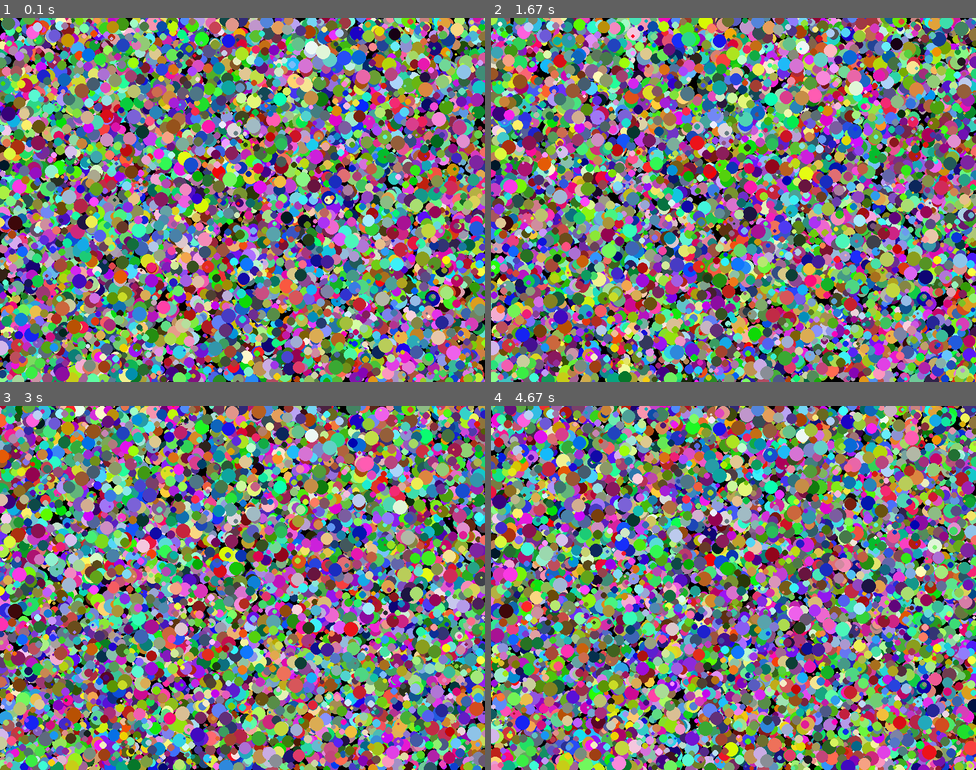
Above: before the commit, frames 1-4 (two rows, left to right).
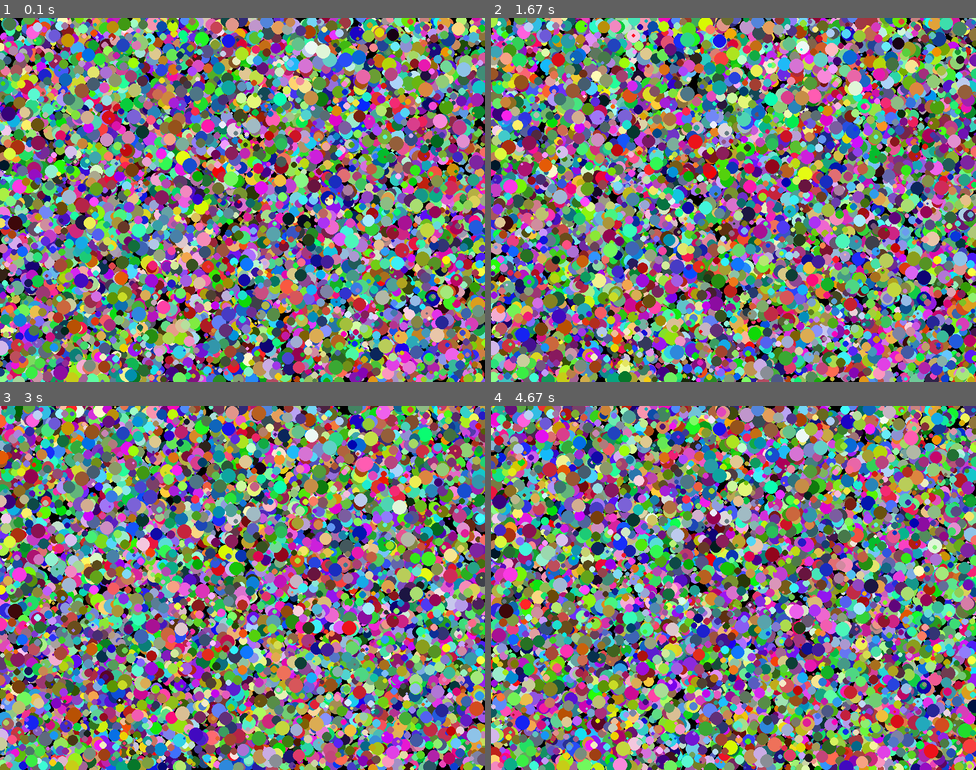
Above: after the commit, the same moments.

Repository: Notenlish/pygame_ecs
Game: pygame game, started from test/particle_test_cpu.py
Two runs of this game, one before a commit and one after it. Both use one fixed random seed, a clock stepped at 60 frames per second and the inputs below.
Inputs:
- Up to frame 1 (0.1 s): no input
- Up to frame 2 (1.67 s): no input
- Up to frame 3 (3 s): tap Enter every 0.33 s from 1.83 to 2.83 s
- Up to frame 4 (4.67 s): tap Enter every 0.33 s from 3.17 to 4.5 s

The runs differ from the first frame. In frame 1, 17% of the frame differs, in the area x 0-100%, y 0-100%; in frame 2, 17%; in frame 3, 16%; in frame 4, 17%.

Commit message:
add entity killing and systems that only update once each frame instead of updating entity

Diff:
--- a/pygame_ecs/__init__.py
+++ b/pygame_ecs/__init__.py
@@ -4,3 +4,4 @@
 from pygame_ecs.managers.entity_manager import EntityManager
 from pygame_ecs.managers.system_manager import SystemManager
 from pygame_ecs.systems.base_system import BaseSystem
+from pygame_ecs.exceptions import EntityDoesNotHaveComponent, EntityAlreadyInLimbo
--- a/pygame_ecs/components/base_component.py
+++ b/pygame_ecs/components/base_component.py
@@ -4,5 +4,8 @@
     def __init__(self) -> None:
         pass
 
-    def __str__(self) -> str:
-        return f"{type(self).__name__} {self.__dict__()}"
+    def __repr__(self):
+        return f"<Component {type(self).__name__}>"
+
+    def __str__(self):
+        return f"<Component {type(self).__name__}>"
--- a/pygame_ecs/exceptions.py
+++ b/pygame_ecs/exceptions.py
@@ -2,3 +2,9 @@
     def __init__(self, entity, component_type) -> None:
         msg = f"Entity of id {entity} doesn't have component of type {component_type} that can be accessed."
         super().__init__(msg)
+
+
+class EntityAlreadyInLimbo(Exception):
+    def __init__(self, entity) -> None:
+        msg = f"{entity} is already in limbo(has been killed before)"
+        super().__init__(msg)
--- a/pygame_ecs/managers/component_manager.py
+++ b/pygame_ecs/managers/component_manager.py
@@ -19,6 +19,12 @@
             self.components[component_subclass] = {}
 
     def add_component(self, entity, component):
+        """Adds a component to an entity
+
+        Args:
+            entity (Entity): Entity instance
+            component (BaseComponent): Component that subclasses BaseComponent
+        """
         self.components[type(component)][entity] = component
 
     def remove_component(self, entity, component_type):
--- a/pygame_ecs/managers/entity_manager.py
+++ b/pygame_ecs/managers/entity_manager.py
@@ -1,11 +1,15 @@
 from pygame_ecs.entity import Entity
 from pygame_ecs.managers.component_manager import ComponentManager
+from pygame_ecs.exceptions import EntityAlreadyInLimbo
 
 
 class EntityManager:
-    def __init__(self) -> None:
-        self.count = 0
+    def __init__(self, component_manager: ComponentManager) -> None:
+        self.component_manager = component_manager
+        self.entities: dict[Entity, None] = {}
         self.dead_entities: list[Entity] = []
+        self._limbo: dict[Entity, None] = {}
+        self.count: int = 0
 
     def add_entity(self):
         if len(self.dead_entities) > 0:
@@ -13,12 +17,35 @@
         else:
             entity = Entity(self.count)
             self.count += 1
+        self.entities[entity] = None
         return entity
 
-    def kill_entity(self, component_manager: ComponentManager, entity: Entity):
-        self.dead_entities.append(entity)
-        for component_type in component_manager.components.keys():
+    def kill_entity(self, entity: Entity):
+        """Kills an entity by moving it into `limbo`. Entities in limbo is removed from  entities once ._clear_limbo is called.
+        NOTE: ._clear_limbo is called automatically when all of the active systems are done updating.
+
+        Args:
+            entity (Entity): an Entity object
+
+        Raises:
+            EntityAlreadyInLimbo: An entity is already in limbo(already has been killed)
+        """
+        try:
+            self._limbo[entity]
+            raise EntityAlreadyInLimbo(entity)
+        except KeyError:  # not in limbo
+            self._limbo[entity] = None
+        for component_type in self.component_manager.components.keys():
             try:
-                del component_manager.components[component_type][entity]
+                del self.component_manager.components[component_type][entity]
             except KeyError:
                 pass
+
+    def _clear_limbo(self):
+        """Function to get rid of entities that have been killed that frame.
+        You probably won't need to call this yourself, it will be called automatically.
+        """
+        for entity, _ in self._limbo.items():
+            self.dead_entities.append(entity)
+            del self.entities[entity]
+        self._limbo = {}
--- a/pygame_ecs/managers/system_manager.py
+++ b/pygame_ecs/managers/system_manager.py
@@ -2,32 +2,45 @@
 
 from pygame_ecs.systems.base_system import BaseSystem
 from pygame_ecs.managers.component_manager import ComponentManager
+from pygame_ecs.managers.entity_manager import EntityManager
 
 SystemType = typing.TypeVar("SystemType", bound=BaseSystem)
 
 
 class SystemManager:
-    def __init__(self) -> None:
+    def __init__(
+        self, entity_manager: EntityManager, component_manager: ComponentManager
+    ) -> None:
+        self.entity_manager = entity_manager
+        self.component_manager = component_manager
         self.systems: list[BaseSystem] = []
 
-    def add_system(self, system: BaseSystem):
+    def add_system(self, system: SystemType):
+        system.entity_manager = self.entity_manager
         self.systems.append(system)
 
-    def remove_system(self, system: BaseSystem):
+    def remove_system(self, system: SystemType):
         self.systems.remove(system)
 
-    def update_entities(
-        self, entities, component_manager: ComponentManager, system: SystemType
-    ):
-        for entity in entities:
-            has_components = True
-            components_to_give = {}
-            for comp_type in system.required_component_types:
-                try:
-                    comp = component_manager.components[comp_type][entity]
-                    components_to_give[type(comp)] = comp
-                except KeyError:
-                    has_components = False
-                    break
-            if has_components:
-                system.update(components_to_give)
+    def update_entities(self):
+        """Updates all of the systems that are active.
+        NOTE: For updating values of systems, just set their values before calling this function.
+        """
+        for system in self.systems:
+            if len(system.required_component_types) > 0:
+                for entity in self.entity_manager.entities.keys():
+                    has_components = True
+                    components_to_give = {}
+                    for comp_type in system.required_component_types:
+                        try:
+                            comp = self.component_manager.components[comp_type][entity]
+                            components_to_give[type(comp)] = comp
+                        except KeyError:
+                            self.component_manager.components[comp_type]
+                            has_components = False
+                            break
+                    if has_components:
+                        system.update_entity(entity, components_to_give)
+            else:
+                system.update()
+        self.entity_manager._clear_limbo()
--- a/pygame_ecs/systems/base_system.py
+++ b/pygame_ecs/systems/base_system.py
@@ -1,6 +1,8 @@
 import typing
 from pygame_ecs.components.base_component import BaseComponent
 from pygame_ecs.managers.component_manager import ComponentInstanceType
+from pygame_ecs.managers.entity_manager import EntityManager
+from pygame_ecs.entity import Entity
 
 
 class BaseSystem:
@@ -9,10 +11,24 @@
         self, required_component_types: list[typing.Type[BaseComponent]]
     ) -> None:
         self.required_component_types = required_component_types
+        self.entity_manager: EntityManager
 
-    def update(
-        self, entity_components: dict[typing.Type[BaseComponent], ComponentInstanceType]
+    def update_entity(
+        self,
+        entity: Entity,
+        entity_components: dict[typing.Type[BaseComponent], ComponentInstanceType],
     ):
+        """This function is called for every entity that has the required components if the required component size is bigger than 0.
+
+        Args:
+            entity (Entity): Entity instance
+
+            entity_components (dict[typing.Type[BaseComponent], ComponentInstanceType]): Components of the entity
+        """
+        pass
+
+    def update(self):
+        """This function is called only once a frame if the required components is 0."""
         pass
 
     def __str__(self) -> str:
--- a/pyproject.toml
+++ b/pyproject.toml
@@ -1,7 +1,7 @@
 
 [project]
 name = "pygame_ecs"
-version = "0.2.3"
+version = "0.2.4"
 authors = [
   { name="Notenlish", email="71970100+Notenlish@users.noreply.github.com" },
 ]
@@ -22,7 +22,7 @@
     "pygame_ecs"
 ]
 classifiers = [
-    "Development Status :: 5 - Production/Stable",  # Chose either "3 - Alpha", "4 - Beta" or "5 - Production/Stable" as the current state of your package
+    "Development Status :: 4 - Beta",  # Chose either "3 - Alpha", "4 - Beta" or "5 - Production/Stable" as the current state of your package
     "Intended Audience :: Developers",
     "Topic :: Software Development :: Build Tools",
     "License :: OSI Approved :: MIT License",
--- a/test/draw_test.py
+++ b/test/draw_test.py
@@ -22,7 +22,7 @@
         super().__init__(required_component_types=[Position, BallRenderer])
         self.screen = screen
 
-    def update(self, entity_components):
+    def update_entity(self, entity, entity_components):
         pos: Position = entity_components[Position]
         ball_renderer: BallRenderer = entity_components[BallRenderer]
         pygame.draw.circle(
@@ -33,14 +33,14 @@
 screen = pygame.display.set_mode((800, 600))
 clock = pygame.time.Clock()
 
-entity_manager = pygame_ecs.EntityManager()
 component_manager = pygame_ecs.ComponentManager()
-system_manager = pygame_ecs.SystemManager()
+entity_manager = pygame_ecs.EntityManager(component_manager)
+system_manager = pygame_ecs.SystemManager(entity_manager, component_manager)
 ball_draw_system = BallDrawSystem(screen)
+system_manager.add_system(ball_draw_system)
 component_manager.init_components()
 
-entities = []
-for _ in range(100):
+for _ in range(200):
     center = (
         random.randint(0, screen.get_width()),
         random.randint(0, screen.get_height()),
@@ -54,14 +54,13 @@
     entity = entity_manager.add_entity()
     component_manager.add_component(entity, Position(center[0], center[1]))
     component_manager.add_component(entity, BallRenderer(radius, color))
-    entities.append(entity)
 
 while True:
     for event in pygame.event.get():
         if event.type == pygame.QUIT:
             raise SystemExit
 
-    system_manager.update_entities(entities, component_manager, ball_draw_system)
+    system_manager.update_entities()
     pygame.display.update()
     clock.tick(60)
     pygame.display.set_caption(f"FPS: {clock.get_fps()}")
--- a/test/particle_test_cpu.py
+++ b/test/particle_test_cpu.py
@@ -28,7 +28,7 @@
         super().__init__(required_component_types=[Position, BallRenderer])
         self.screen = screen
 
-    def update(self, entity_components):
+    def update_entity(self, entity, entity_components):
         pos: Position = entity_components[Position]  # type: ignore
         ball_renderer: BallRenderer = entity_components[BallRenderer]  # type: ignore
         pygame.draw.circle(self.screen, ball_renderer.color, (pos.x, pos.y), ball_renderer.radius)  # type: ignore
@@ -40,7 +40,7 @@
         self.dt = 0
         self.screen = screen
 
-    def update(self, entity_components):
+    def update_entity(self, entity, entity_components):
         pos: Position = entity_components[Position]  # type: ignore
         vel: Velocity = entity_components[Velocity]  # type: ignore
         pos.x += vel.vec.x * self.dt  # type: ignore
@@ -58,12 +58,15 @@
         self.dt = 0
 
     def setup(self):
-        self.entities = []
-        self.entity_manager = pygame_ecs.EntityManager()
         self.component_manager = pygame_ecs.ComponentManager()
-        self.system_manager = pygame_ecs.SystemManager()
+        self.entity_manager = pygame_ecs.EntityManager(self.component_manager)
+        self.system_manager = pygame_ecs.SystemManager(
+            self.entity_manager, self.component_manager
+        )
         self.ball_draw_system = BallDrawSystem(self.screen)
         self.ball_physics = BallPhysics(self.screen)
+        self.system_manager.add_system(self.ball_draw_system)
+        self.system_manager.add_system(self.ball_physics)
         self.component_manager.init_components()
 
     def add_entities(self):
@@ -83,13 +86,6 @@
             self.component_manager.add_component(entity, BallRenderer(radius, color))
             if random.randint(0, 1):
                 self.component_manager.add_component(entity, Velocity(vel))
-            self.entities.append(entity)
-
-    def draw(self):
-        self.screen.fill("black")
-        self.system_manager.update_entities(
-            self.entities, self.component_manager, self.ball_draw_system
-        )
 
     def run(self):
         self.setup()
@@ -97,8 +93,9 @@
         while True:
             pygame.display.set_caption(f"FPS: {self.clock.get_fps()}")
             self.get_input()
-            self.update()
-            self.draw()
+            self.screen.fill("black")
+            self.ball_physics.dt = self.dt
+            self.system_manager.update_entities()
             self.dt = self.clock.tick(60)
             pygame.display.update()
 
--- a/test/particle_test_gpu.py
+++ b/test/particle_test_gpu.py
@@ -1,11 +1,14 @@
+import typing
 import pygame
 import random
 import pygame_ecs
 from pygame._sdl2 import Renderer, Texture, Window, get_drivers
 
+from pygame_ecs.components.base_component import BaseComponent
+
 pygame.init()
 
-ENTITY_AMOUNT = 1_000 * 10
+ENTITY_AMOUNT = 1
 WIDTH = 800
 HEIGHT = 600
 
@@ -41,7 +44,7 @@
         super().__init__(required_component_types=[Position, BallRenderer])
         self.texture = texture
 
-    def update(self, entity_components):
+    def update_entity(self, entity, entity_components):
         pos: Position = entity_components[Position]  # type: ignore
         ball_renderer: BallRenderer = entity_components[BallRenderer]  # type: ignore
 
@@ -57,7 +60,7 @@
         self.dt = 0
         self.screen = screen
 
-    def update(self, entity_components):
+    def update_entity(self, entity, entity_components):
         pos: Position = entity_components[Position]  # type: ignore
         vel: Velocity = entity_components[Velocity]  # type: ignore
         pos.x += vel.vec.x * self.dt  # type: ignore
@@ -66,6 +69,49 @@
             vel.vec.x *= -1
         if pos.y > HEIGHT or pos.y < 0:
             vel.vec.y *= -1
+
+
+def add_entity(component_manager, entity_manager, amount=1):
+    for _ in range(amount):
+        center = (
+            random.randint(0, WIDTH),
+            random.randint(0, HEIGHT),
+        )
+        radius = random.randint(5, 15)
+        color = [random.randint(0, 255) for _ in range(3)]
+        color.append(255)
+        vel = pygame.math.Vector2(
+            (random.random() - 0.5) * 400 / 1000,
+            (random.random() - 0.5) * 400 / 1000,
+        )
+        entity = entity_manager.add_entity()
+        component_manager.add_component(entity, Position(center[0], center[1]))
+        component_manager.add_component(entity, Velocity(vel))
+        component_manager.add_component(entity, BallRenderer(radius, color))
+
+
+def remove_entity(entity_manager: pygame_ecs.EntityManager, amount=1):
+    if len(entity_manager.entities) < amount:
+        return
+    for _ in range(amount):
+        entity = random.choice(list(entity_manager.entities.keys()))
+        try:
+            entity_manager.kill_entity(entity)
+        except pygame_ecs.EntityAlreadyInLimbo:
+            pass
+
+
+class BallAdd(pygame_ecs.BaseSystem):
+    def __init__(self, component_manager, entity_manager) -> None:
+        super().__init__(required_component_types=[])
+        self.component_manager = component_manager
+        self.entity_manager = entity_manager
+
+    def update(self):
+        if pygame.mouse.get_pressed()[0]:
+            add_entity(component_manager, entity_manager, amount=50)
+        elif pygame.mouse.get_pressed()[2]:
+            remove_entity(entity_manager, amount=50)
 
 
 screen = pygame.display.set_mode((WIDTH, HEIGHT))
@@ -79,34 +125,18 @@
 
 texture = Texture.from_surface(renderer, pygame.image.load("test/circle.png"))
 
-entities = []
-entity_manager = pygame_ecs.EntityManager()
 component_manager = pygame_ecs.ComponentManager()
-system_manager = pygame_ecs.SystemManager()
+entity_manager = pygame_ecs.EntityManager(component_manager)
+system_manager = pygame_ecs.SystemManager(entity_manager, component_manager)
 ball_physics = BallPhysics(screen)
 ball_draw_system = BallDrawSystem(texture=texture)
-
+ball_add = BallAdd(component_manager, entity_manager)
+system_manager.add_system(ball_draw_system)
+system_manager.add_system(ball_physics)
+system_manager.add_system(ball_add)
 component_manager.init_components()
 
-
-for _ in range(ENTITY_AMOUNT):
-    center = (
-        random.randint(0, WIDTH),
-        random.randint(0, HEIGHT),
-    )
-    radius = random.randint(5, 15)
-    color = [random.randint(0, 255) for _ in range(3)]
-    color.append(255)
-    vel = pygame.math.Vector2(
-        (random.random() - 0.5) * 400 / 1000,
-        (random.random() - 0.5) * 400 / 1000,
-    )
-    entity = entity_manager.add_entity()
-    component_manager.add_component(entity, Position(center[0], center[1]))
-    if random.randint(0, 1):
-        component_manager.add_component(entity, Velocity(vel))
-    component_manager.add_component(entity, BallRenderer(radius, color))
-    entities.append(entity)
+add_entity(component_manager, entity_manager, amount=ENTITY_AMOUNT)
 
 
 clock = pygame.time.Clock()
@@ -128,12 +158,10 @@
 
         if event.type == pygame.KEYDOWN and event.key == pygame.K_ESCAPE:
             running = False
-    pygame.display.set_caption(f"FPS: {clock.get_fps()}")
+    pygame.display.set_caption(f"FPS: {clock.get_fps()} COUNT: {len(entity_manager.entities)}")
     ball_physics.dt = dt
-    system_manager.update_entities(entities, component_manager, ball_physics)
-
     renderer.clear()
-    system_manager.update_entities(entities, component_manager, ball_draw_system)
+    system_manager.update_entities()
     renderer.present()
     dt = clock.tick(60)
 
--- a/test/speed_test.py
+++ b/test/speed_test.py
@@ -4,15 +4,20 @@
 from sys import argv
 
 try:
-    cmds = argv[1]
-    if cmds != "perfect":
-        cmds = "imperfect"
+    arg = argv[1]
+    if arg != "perfect":
+        arg = "imperfect"
 except IndexError:
-    cmds = "perfect"
+    arg = "perfect"
 
 WIDTH = 800
 HEIGHT = 800
-ENTITY_AMOUNT = 1_000 * 5
+ENTITY_AMOUNT = 1_000 * 4
+
+# TODO: put entities as a list in entity_manager
+# Also make the component manager be kept as a reference in the system_manager
+# I can insert EntityManager reference into BaseSystem Subclasses using the same method I've used with components nvm i cant lol
+# actually add the systems into
 
 
 class Position(pygame_ecs.BaseComponent):
@@ -31,9 +36,8 @@
 class BallPhysics(pygame_ecs.BaseSystem):
     def __init__(self) -> None:
         super().__init__(required_component_types=[Position, Velocity])
-        self.dt = 0
 
-    def update(self, entity_components):
+    def update_entity(self, entity, entity_components):
         pos: Position = entity_components[Position]  # type: ignore
         vel: Velocity = entity_components[Velocity]  # type: ignore
         pos.x += vel.vec[0]  # type: ignore
@@ -44,11 +48,11 @@
             vel.vec[1] *= -1
 
 
-entities = []
-entity_manager = pygame_ecs.EntityManager()
 component_manager = pygame_ecs.ComponentManager()
-system_manager = pygame_ecs.SystemManager()
+entity_manager = pygame_ecs.EntityManager(component_manager)
+system_manager = pygame_ecs.SystemManager(entity_manager, component_manager)
 ball_physics = BallPhysics()
+system_manager.add_system(ball_physics)
 component_manager.init_components()
 
 for _ in range(ENTITY_AMOUNT):
@@ -64,17 +68,15 @@
     ]
     entity = entity_manager.add_entity()
     component_manager.add_component(entity, Position(center[0], center[1]))
-    if cmds[0] == "imperfect":
+    if arg == "perfect":
         component_manager.add_component(entity, Velocity(vel))
-    entities.append(entity)
 
-for _ in range(1_000):
-    ent = entities[random.randint(0, len(entities) - 1)]
-    entity_manager.kill_entity(component_manager, ent)
-    entities.remove(ent)
+for entity in entity_manager.entities.keys():
+    entity_manager.kill_entity(entity)
+entity_manager._clear_limbo()
 
 for _ in range(
-    2_000
+    ENTITY_AMOUNT + 1_000
 ):  # ensure that killing and then spawning entities doesnt break anything
     center = (
         random.randint(0, WIDTH),
@@ -88,13 +90,12 @@
     ]
     entity = entity_manager.add_entity()
     component_manager.add_component(entity, Position(center[0], center[1]))
-    if cmds[0] == "imperfect":
+    if arg == "perfect":
         component_manager.add_component(entity, Velocity(vel))
-    entities.append(entity)
 
 REPEAT = 1_000
 
-res = timeit(lambda: system_manager.update_entities(entities, component_manager, ball_physics), number=REPEAT)  # type: ignore
+res = timeit(lambda: system_manager.update_entities(), number=REPEAT)  # type: ignore
 print(
-    f"Took {res/REPEAT} roughly for each frame, using {len(entities)} entities, setting: {cmds}"
+    f"Took {res/REPEAT} roughly for each frame, using {len(entity_manager.entities)} entities, setting: {arg}"
 )
Not shown, changed: README.md
